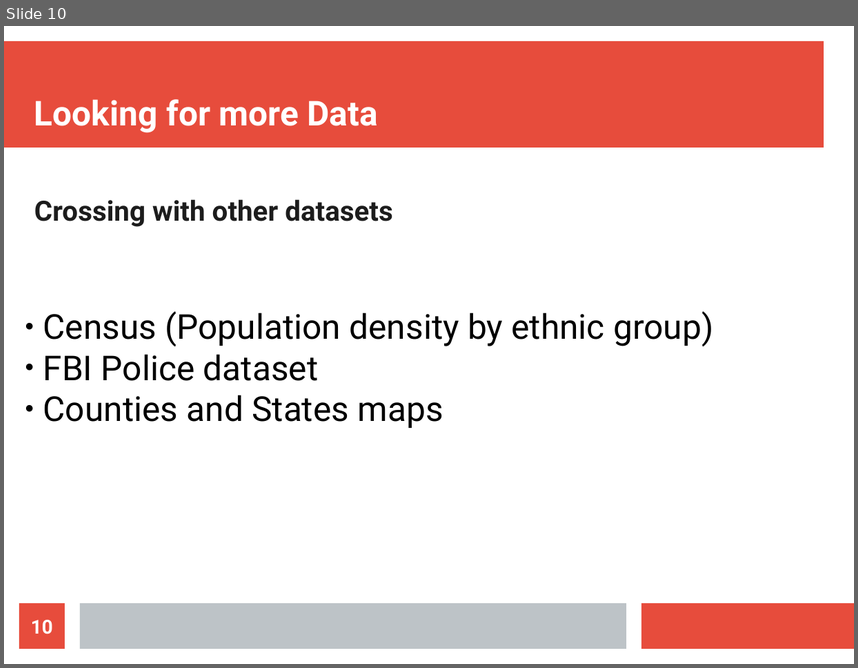
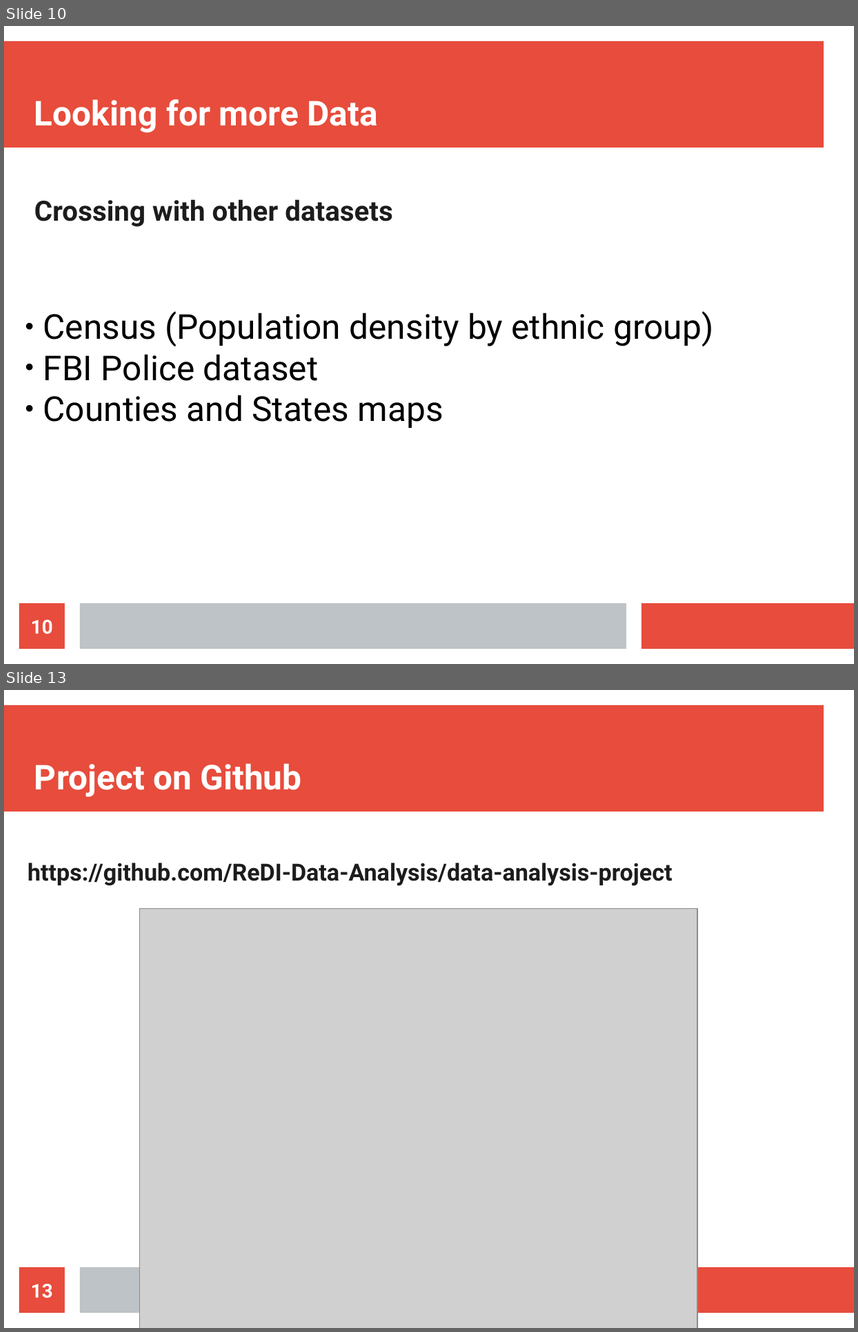
Before and after one commit to ReDI-Data-Analysis/data-analysis-project, a slide deck: project-presentation-data-analysis.odp. Shown one above the other, each under a label of ours: slide 10 before the commit, slides 10 and 13 after it; the slides between them are not shown. The pictures are 858x668 and 858x1332 pixels, drawn with LibreOffice and Linux fonts; fonts in the diff are those of the drawing; grey boxes stand for pictures. Boxes give left, top, right and bottom in pixels: in the first picture for what was removed or moved away, otherwise in the second. Text is boxed around its words. In the diff, an @@ line names an element or a change of style, - is before the commit and + after.

```diff
--- a/project-presentation-data-analysis.odp
+++ b/project-presentation-data-analysis.odp
@@ slide 13 added at [4,690,854,1328], background #FFFFFF; not listed: 3 template elements that a slide beside it also shows @@
@@ title added at [34,763,301,797], 32 pt, text #FFFFFF, bold @@
+Project on Github
@@ text added at [27,862,672,886], 22 pt, text #1C1C1C, bold @@
+https://github.com/ReDI-Data-Analysis/data-analysis-project
@@ picture added at [140,908,698,1328] @@
@@ page number added at [19,1267,65,1312], fill #E74C3C, 18 pt, text #FFFFFF, bold @@
+13
```
Also in this commit, not shown: 2 slides changed, 2 other slides added, 1 slide removed.
